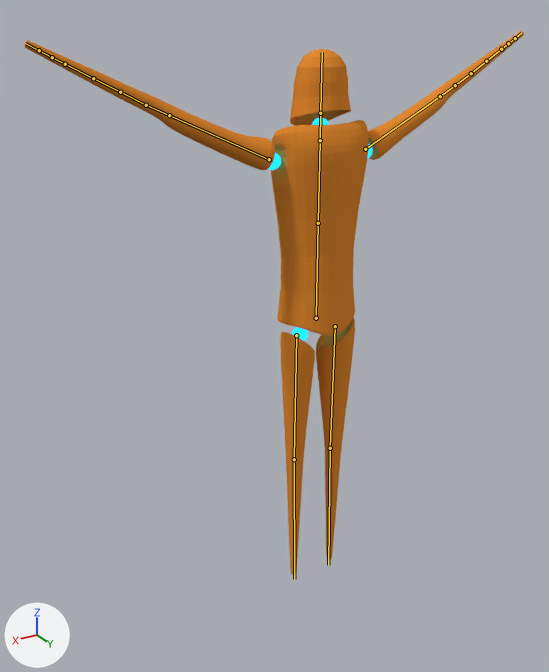
Renders of the Blender file Character.blend from each side of a commit.
The view is the same before and after, from a 50 mm camera at (5.67, 8.3, 8.42) aimed at (0.51, -0.29, 4.12). Arrows for +X, +Y and +Z are at lower left; the lights stay in place. The bones that bend it are drawn over the model as lines.

Names of what the first picture shows: 'Corpo_mesh', 'SferaAscella.L', 'SferaAscella.R', 'SferaCollo', 'SferaGamba.L'.
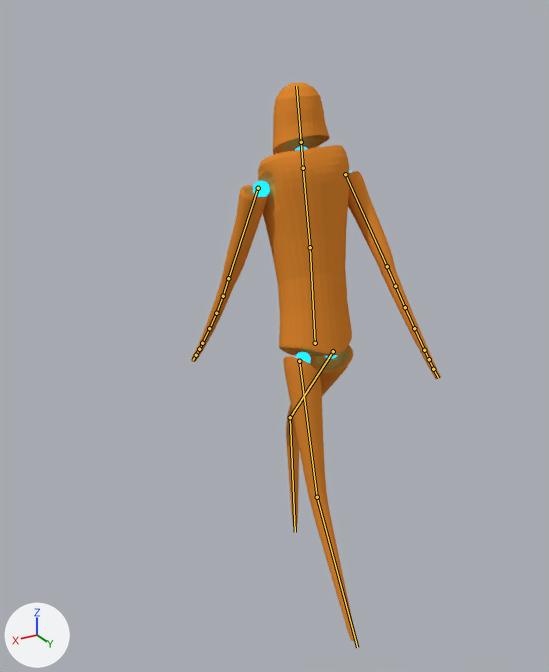
The newer file adds an action. The first version stands in its rest pose; the second is drawn at frame 1 of the action 'Walk_final'.

The change, as a list of edits to the scene's bpy script:
```text
Change bone_rig_object:
    where bone_rig_object = bpy.data.objects['Armature']  # the whole rig 'Armature'
    bone_rig_object.location: (0.0, 0.0, 4.39) -> (0.0, 0.0, 4.05)
Change bone_pancia:
    where bone_pancia = bpy.data.objects['Armature'].pose.bones['Pancia']
    bone_pancia.location: (0.0, 0.0, 0.0) -> (0.0, -0.04, 0.0)
    bone_pancia.rotation_quaternion: (1.0, 0.0, 0.0, 0.0) -> (0.992, 0.088, 0.085, 0.025)  # degrees (0, 0, 0) -> degrees (10, 9, 4)
Change bone_petto:
    where bone_petto = bpy.data.objects['Armature'].pose.bones['Petto']  # child of 'Pancia'
    bone_petto.rotation_quaternion: (1.0, 0.0, 0.0, 0.0) -> (0.999, 0.0, -0.044, -0.026)  # degrees (0, 0, 0) -> degrees (0, -5, -3)
Change bone_collo:
    where bone_collo = bpy.data.objects['Armature'].pose.bones['Collo']  # child of 'Petto'
    bone_collo.rotation_quaternion: (1.0, 0.0, 0.0, 0.0) -> (0.999, 0.0, -0.044, 0.009)  # degrees (0, 0, 0) -> degrees (0, -5, 1)
Change bone_avambraccio_r_003:
    where bone_avambraccio_r_003 = bpy.data.objects['Armature'].pose.bones['Avambraccio.R.003']  # child of 'Avambraccio.R.002'
    bone_avambraccio_r_003.rotation_quaternion: (1.0, 0.0, 0.0, 0.0) -> (1.0, -0.007, 0.0, -0.003)  # degrees (0, 0, 0) -> degrees (-1, 0, 0)
Change bone_mano_r:
    where bone_mano_r = bpy.data.objects['Armature'].pose.bones['Mano.R']  # child of 'Avambraccio.R.003'
    bone_mano_r.rotation_quaternion: (1.0, 0.0, 0.0, 0.0) -> (1.0, -0.007, 0.0, -0.003)  # degrees (0, 0, 0) -> degrees (-1, 0, 0)
Change bone_mano_r_001:
    where bone_mano_r_001 = bpy.data.objects['Armature'].pose.bones['Mano.R.001']  # child of 'Mano.R'
    bone_mano_r_001.rotation_quaternion: (1.0, 0.0, 0.0, 0.0) -> (1.0, -0.007, 0.0, -0.003)  # degrees (0, 0, 0) -> degrees (-1, 0, 0)
Change bone_mano_tip_r_001:
    where bone_mano_tip_r_001 = bpy.data.objects['Armature'].pose.bones['Mano_tip.R.001']  # child of 'Mano.R.001'
    bone_mano_tip_r_001.rotation_quaternion: (1.0, 0.0, 0.0, 0.0) -> (1.0, -0.007, 0.0, -0.003)  # degrees (0, 0, 0) -> degrees (-1, 0, 0)
Change bone_avambraccio_l_001:
    where bone_avambraccio_l_001 = bpy.data.objects['Armature'].pose.bones['Avambraccio.L.001']  # child of 'Avambraccio.L'
    bone_avambraccio_l_001.rotation_quaternion: (1.0, 0.0, 0.0, 0.0) -> (1.0, 0.019, -0.003, 0.002)  # degrees (0, 0, 0) -> degrees (2, 0, 0)
Change bone_avambraccio_l_002:
    where bone_avambraccio_l_002 = bpy.data.objects['Armature'].pose.bones['Avambraccio.L.002']  # child of 'Avambraccio.L.001'
    bone_avambraccio_l_002.rotation_quaternion: (1.0, 0.0, 0.0, 0.0) -> (1.0, 0.019, -0.003, 0.002)  # degrees (0, 0, 0) -> degrees (2, 0, 0)
Change bone_mano_l:
    where bone_mano_l = bpy.data.objects['Armature'].pose.bones['Mano.L']  # child of 'Avambraccio.L.003'
    bone_mano_l.rotation_quaternion: (1.0, 0.0, 0.0, 0.0) -> (1.0, 0.019, -0.003, 0.002)  # degrees (0, 0, 0) -> degrees (2, 0, 0)
Change bone_mano_l_001:
    where bone_mano_l_001 = bpy.data.objects['Armature'].pose.bones['Mano.L.001']  # child of 'Mano.L'
    bone_mano_l_001.rotation_quaternion: (1.0, 0.0, 0.0, 0.0) -> (1.0, 0.019, -0.003, 0.002)  # degrees (0, 0, 0) -> degrees (2, 0, 0)
Change bone_mano_tip_l_001:
    where bone_mano_tip_l_001 = bpy.data.objects['Armature'].pose.bones['Mano_tip.L.001']  # child of 'Mano.L.001'
    bone_mano_tip_l_001.rotation_quaternion: (1.0, 0.0, 0.0, 0.0) -> (1.0, 0.019, -0.003, 0.002)  # degrees (0, 0, 0) -> degrees (2, 0, 0)
Change bone_piede_ik_r:
    where bone_piede_ik_r = bpy.data.objects['Armature'].pose.bones['Piede_IK.R']
    bone_piede_ik_r.location: (0.0, 0.0, 0.0) -> (0.0, 1.05, 0.32)
Change bone_mano_ik_r:
    where bone_mano_ik_r = bpy.data.objects['Armature'].pose.bones['Mano_IK.R']
    bone_mano_ik_r.location: (0.0, 0.0, 0.0) -> (0.37, -4.48, -1.28)
    bone_mano_ik_r.rotation_quaternion: (1.0, 0.0, 0.0, 0.0) -> (0.359, 0.571, -0.718, -0.172)  # degrees (0, 0, 0) -> degrees (136, -19, -95)
Change bone_piede_ik_l:
    where bone_piede_ik_l = bpy.data.objects['Armature'].pose.bones['Piede_IK.L']
    bone_piede_ik_l.location: (0.0, 0.0, 0.0) -> (0.0, -1.69, 0.35)
Change bone_mano_ik_l:
    where bone_mano_ik_l = bpy.data.objects['Armature'].pose.bones['Mano_IK.L']
    bone_mano_ik_l.location: (0.0, 0.0, 0.0) -> (1.13, -4.47, -1.46)
    bone_mano_ik_l.rotation_quaternion: (1.0, 0.0, 0.0, 0.0) -> (0.359, 0.571, 0.718, 0.172)  # degrees (0, 0, 0) -> degrees (136, 19, 95)
```

What differs and where, as boxes (x1, y1, x2, y2) in the pictures (549 x 672 px):
'Corpo_mesh', posed (50% narrower): before (24, 31, 524, 575); after (191, 82, 441, 641)
'SferaAscella.L', posed: before (268, 153, 281, 170); after (253, 181, 270, 197)
'SferaCollo', posed: before (312, 118, 329, 125); after (295, 146, 307, 151)
'SferaAscella.R', posed (not visible afterwards): before (367, 144, 373, 159)
bone 'Pancia', root to tip: before (316, 318) to (318, 223); after (315, 343) to (310, 247)
bone 'Petto', root to tip: before (318, 223) to (320, 140); after (310, 247) to (303, 168)
bone 'Collo', root to tip: before (320, 140) to (320, 113); after (303, 168) to (301, 142)
bone 'Avambraccio.R.003', root to tip: before (486, 61) to (501, 49); after (414, 328) to (424, 350)
bone 'Mano.R', root to tip: before (501, 49) to (508, 43); after (424, 350) to (429, 359)
bone 'Mano.R.001', root to tip: before (508, 43) to (515, 38); after (429, 359) to (433, 369)
bone 'Mano_tip.R.001', root to tip: before (515, 38) to (521, 33); after (433, 369) to (438, 378)
bone 'Avambraccio.L.001', root to tip: before (146, 105) to (120, 92); after (223, 296) to (216, 313)
bone 'Avambraccio.L.002', root to tip: before (120, 92) to (93, 78); after (216, 313) to (209, 328)
bone 'Mano.L', root to tip: before (65, 64) to (52, 57); after (202, 343) to (199, 349)
bone 'Mano.L.001', root to tip: before (52, 57) to (39, 50); after (199, 349) to (196, 355)
bone 'Mano_tip.L.001', root to tip: before (39, 50) to (25, 43); after (196, 355) to (193, 360)
